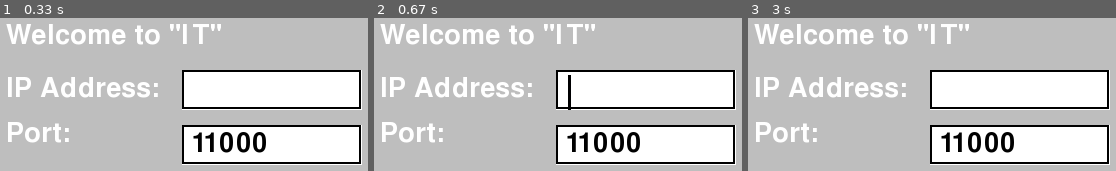
Above: before the commit, frames 1-3 (left to right).
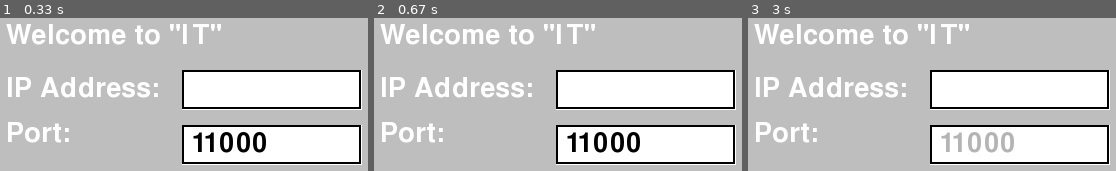
Above: after the commit, the same moments.

Repository: bhartshorn/it
Game: pygame game, started from client.py
Same seed, same stepped clock (60 frames per second), same inputs: the game is played once before the commit and once after it. The source is Python 2; it was converted automatically to run under Python 3.
Inputs:
- Up to frame 1 (0.33 s): no input
- Up to frame 2 (0.67 s): tap Enter at 0.33 s
- Up to frame 3 (3 s): hold Tab from 2.88 s (still down); hold Down from 2.88 s (still down)

Frame 1 is identical in both runs. In frame 2, 0.2% of the frame differs, in the area x 52-54%, y 37-61%; in frame 3, 1.3%, in the area x 52-73%, y 74-89%.

Commit message:
The cursor blinks and it darkens text when switching

Diff:
--- a/pygame_functions.py
+++ b/pygame_functions.py
@@ -139,9 +139,11 @@
                 if event.type == pygame.KEYDOWN:
                     if event.key == pygame.K_RETURN:
                         self.cursor_visible = False
+                        self.clear()
                         return self.text, event.key
                     elif event.key == pygame.K_TAB:
                         self.cursor_visible = False
+                        self.clear()
                         return self.text, event.key
                     elif event.key == pygame.K_ESCAPE:
                         pygame.quit()
@@ -162,7 +164,6 @@
     def cursorUpdate(self):
 
         # Update self.cursor_visible
-        print "CLOCK", gameClock.get_time()
         self.cursor_ms_counter += gameClock.get_time()
         if self.cursor_ms_counter >= self.cursor_switch_ms:
             self.cursor_ms_counter %= self.cursor_switch_ms
@@ -202,6 +203,7 @@
                 self.text += unicode
                 self.cursor_position += len(unicode)
         elif key == 8:
+            self.cursor_position = max(self.cursor_position - 1, 0)
             # backspace. repeat until clear
             keys = pygame.key.get_pressed()
             nexttime = pygame.time.get_ticks() + 200
@@ -209,7 +211,6 @@
             while deleting:
                 keys = pygame.key.get_pressed()
                 if keys[pygame.K_BACKSPACE]:
-                    self.cursor_position = max(self.cursor_position - 1, 0)
                     thistime = pygame.time.get_ticks()
                     if thistime > nexttime:
                         self.text = self.text[0:len(self.text) - 1]
@@ -217,6 +218,7 @@
                         pygame.draw.rect(self.image, (0, 0, 0), [0, 0, self.width - 1, self.boxSize - 1], 2)
                         newSurface = self.font.render(self.text, True, self.fontColour)
                         self.image.blit(newSurface, [10, 5])
+                        self.cursorUpdate()
                         updateDisplay()
                         nexttime = thistime + 50
                         pygame.event.clear()
